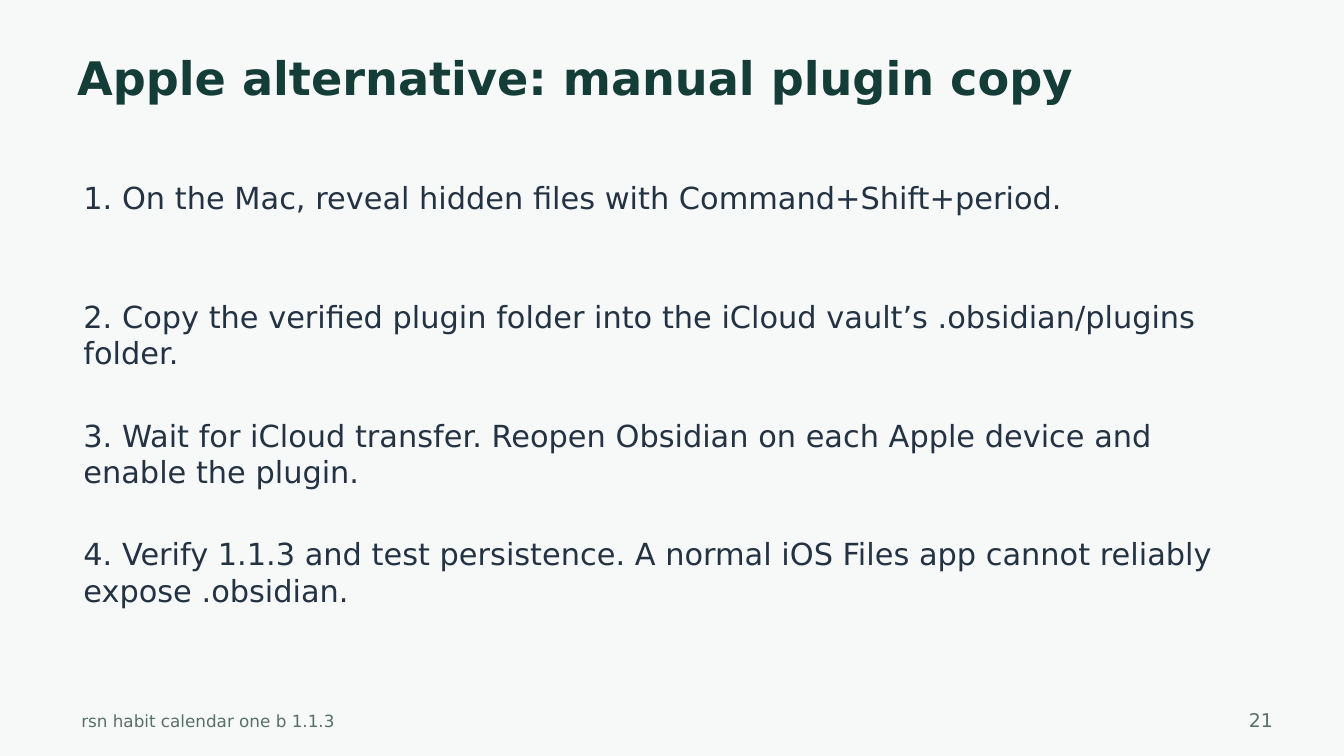
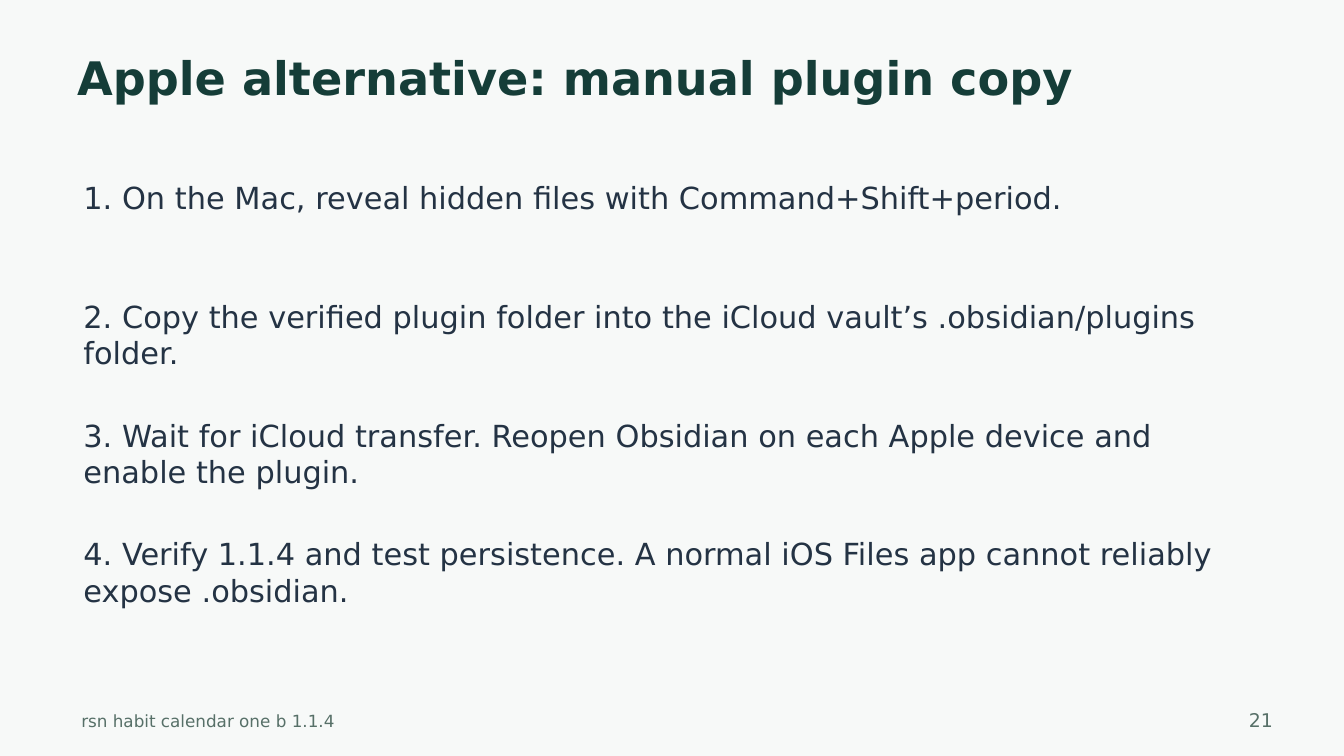
Before and after one commit to harharhari/rsn-habit-tracker-obsidian-plugin, a slide deck: slide 21 of docs/rsn-habit-calendar-one-b-tutorial.pptx. Drawn at 1344x756 pixels with LibreOffice and Linux fonts; fonts in the diff are those of the drawing. Boxes give left, top, right and bottom in pixels: in the first picture for what was removed or moved away, otherwise in the second. Text is boxed around its words. In the diff, an @@ line names an element or a change of style, - is before the commit and + after.

```diff
--- a/docs/rsn-habit-calendar-one-b-tutorial.pptx
+++ b/docs/rsn-habit-calendar-one-b-tutorial.pptx
@@ text at (83, 542, 1212, 608): text changed @@
-4. Verify 1.1.3 and test persistence. A normal iOS Files app cannot reliably expose .obsidian.
+4. Verify 1.1.4 and test persistence. A normal iOS Files app cannot reliably expose .obsidian.
@@ text at (81, 714, 335, 727): text changed @@
-rsn habit calendar one b 1.1.3
+rsn habit calendar one b 1.1.4
```
Also in this commit, not shown: 37 other slides changed, 26 other files.
